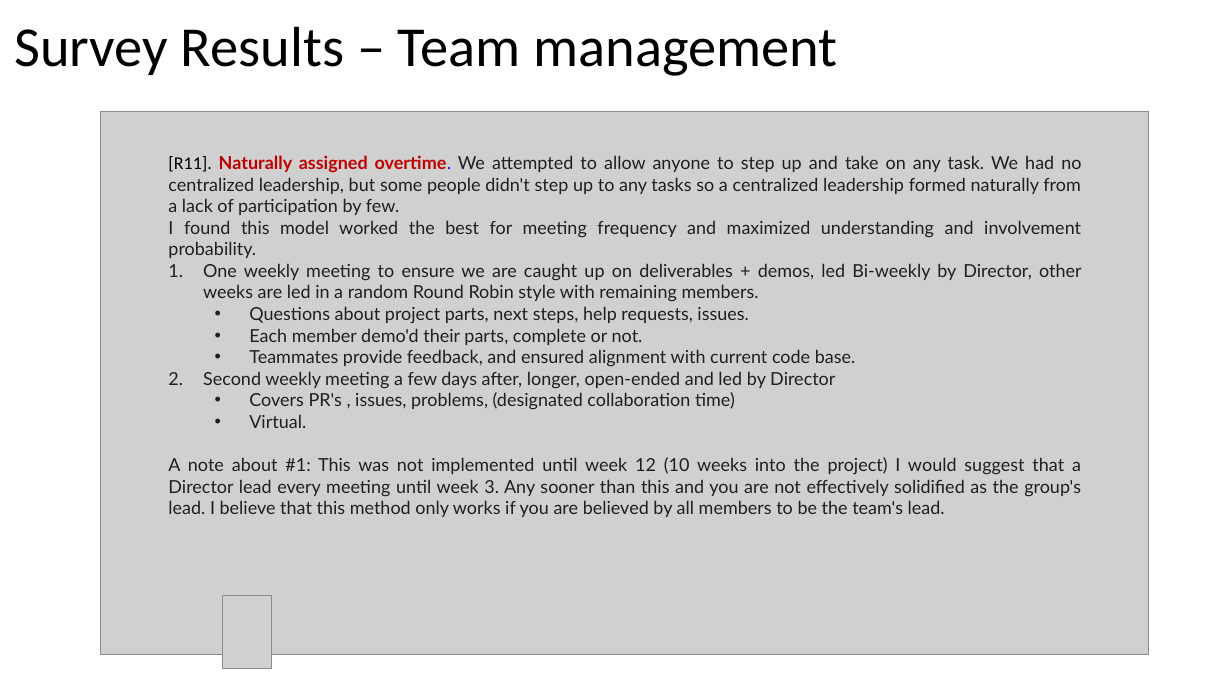
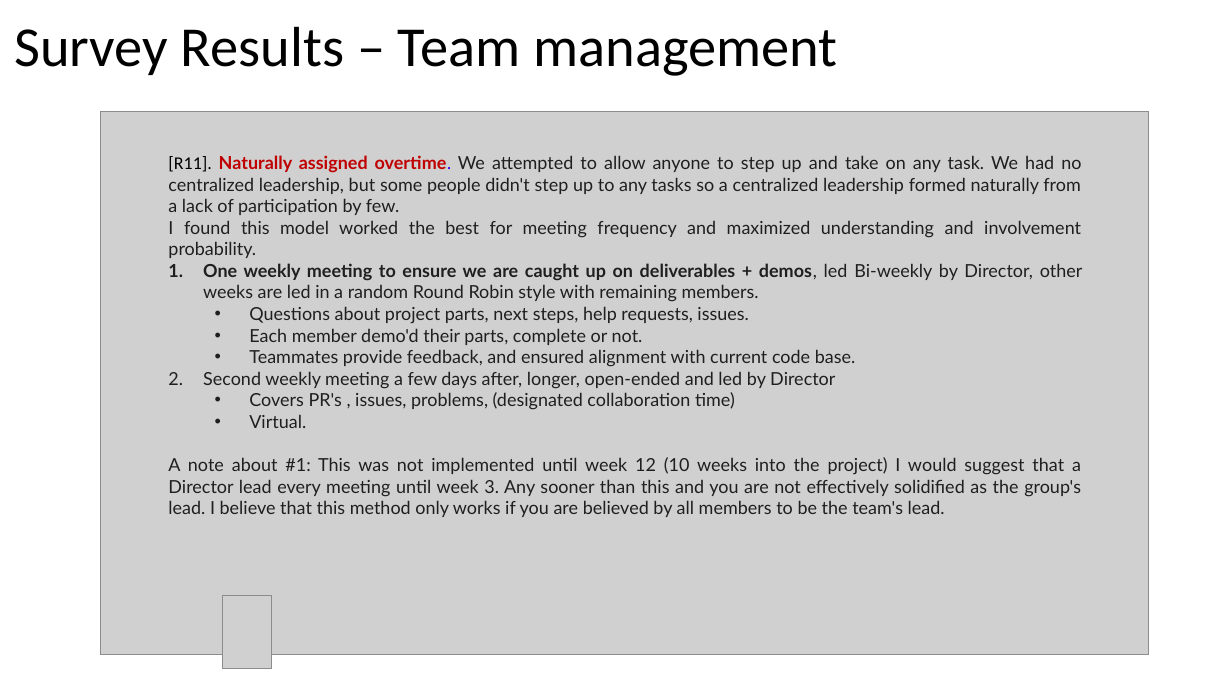
Before and after one commit to johnxu21/johnxu21.github.io, a slide deck: slide 15 of teaching/CS472/Timetable/Survey_Presentation.pptx (slide 14 before the commit). Drawn at 1232x693 pixels with LibreOffice and Linux fonts; fonts in the diff are those of the drawing; grey boxes stand for pictures. Boxes give left, top, right and bottom in pixels: in the first picture for what was removed or moved away, otherwise in the second. Text is boxed around its words. In the diff, an @@ line names an element or a change of style, - is before the commit and + after.

```diff
--- a/teaching/CS472/Timetable/Survey_Presentation.pptx
+++ b/teaching/CS472/Timetable/Survey_Presentation.pptx
@@ text at (x1=203, y1=263, x2=1083, y2=302): bold on in "One weekly meeting to ensure we are ..." @@
```
Also in this commit, not shown: 3 other slides changed, 1 slide added, 1 other file.
